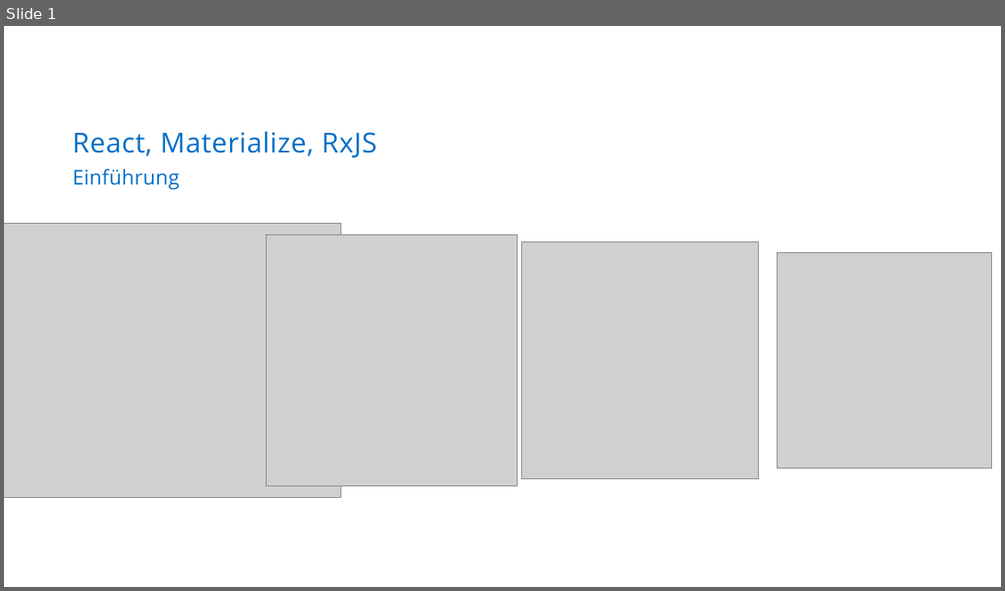
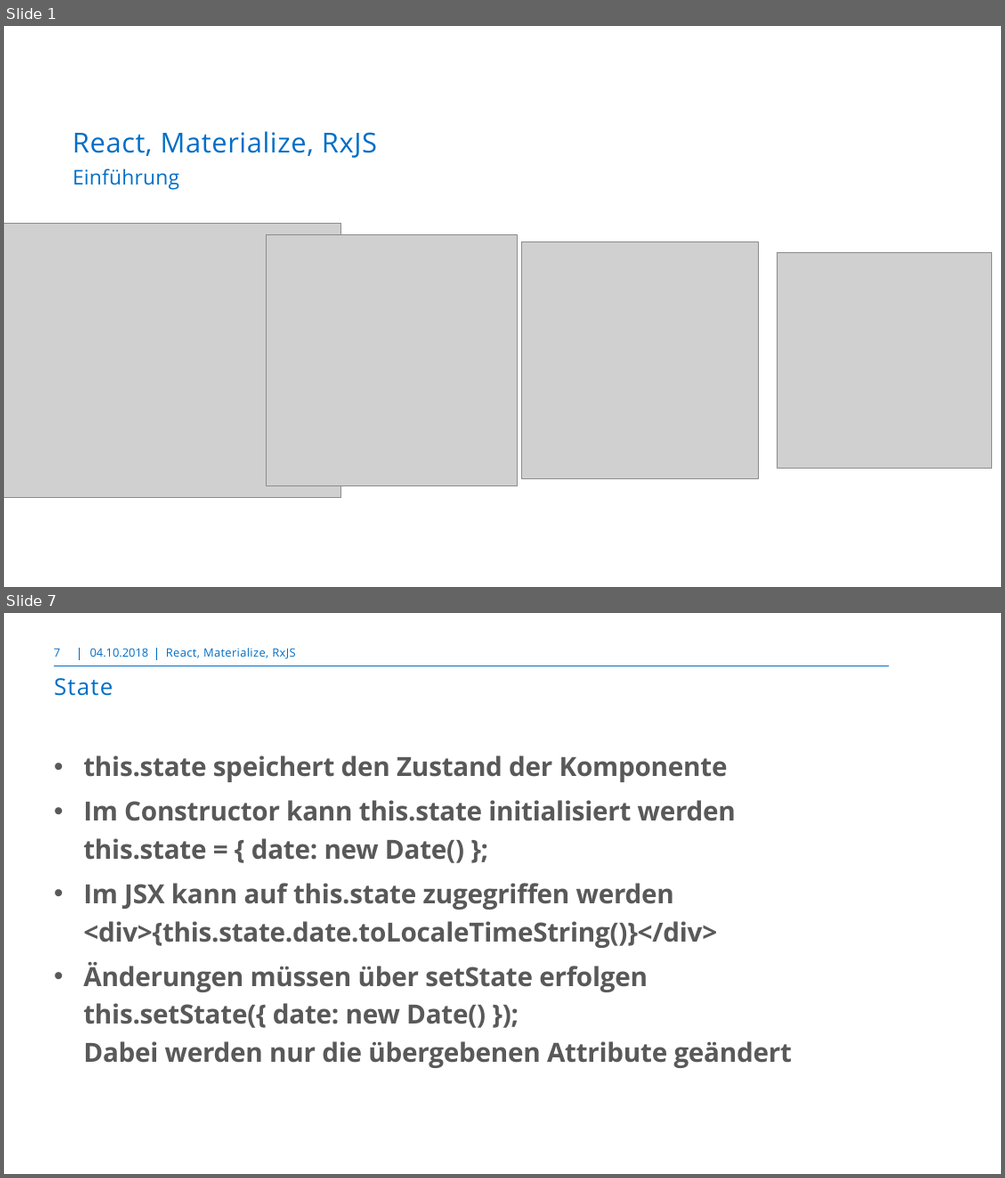
Before and after one commit to markusborer/ReactSample, a slide deck: React.pptx. Shown one above the other, each under a label of ours: slide 1 before the commit, slides 1 and 7 after it; the slides between them are not shown. The pictures are 1005x591 and 1005x1178 pixels, drawn with LibreOffice and Linux fonts; fonts in the diff are those of the drawing; grey boxes stand for pictures; background and template pictures are left out. Boxes give left, top, right and bottom in pixels: in the first picture for what was removed or moved away, otherwise in the second. Text is boxed around its words. In the diff, an @@ line names an element or a change of style, - is before the commit and + after.

```diff
--- a/React.pptx
+++ b/React.pptx
@@ slide 7 added at box(4, 613, 1001, 1174), background #FFFFFF @@
@@ page number added at box(54, 648, 60, 657), 10.5 pt, text #006EC7 @@
+7
@@ line added from (79, 647) to (79, 659), #006CC3 0.75 pt @@
@@ text added at box(90, 648, 149, 657), 10.5 pt, text #006EC7 @@
+04.10.2018
@@ line added from (157, 647) to (157, 659), #006CC3 0.75 pt @@
@@ text added at box(166, 648, 295, 659), 10.5 pt, text #006EC7 @@
+React, Materialize, RxJS
@@ line added from (54, 666) to (889, 666), #006EC7 1 pt @@
@@ title added at box(54, 678, 113, 696), 21 pt, text #006EC7 @@
+State
@@ text added at box(83, 755, 792, 1068), 24 pt, text #595959, bold @@
+• this.state speichert den Zustand der Komponente
+• Im Constructor kann this.state initialisiert werden
+  this.state = { date: new Date() };
+• Im JSX kann auf this.state zugegriffen werden
+  <div>{this.state.date.toLocaleTimeString()}</div>
+• Änderungen müssen über setState erfolgen
+  this.setState({ date: new Date() });
+  Dabei werden nur die übergebenen Attribute geändert
```
Also in this commit, not shown: 4 slides changed, 10 other slides added.
